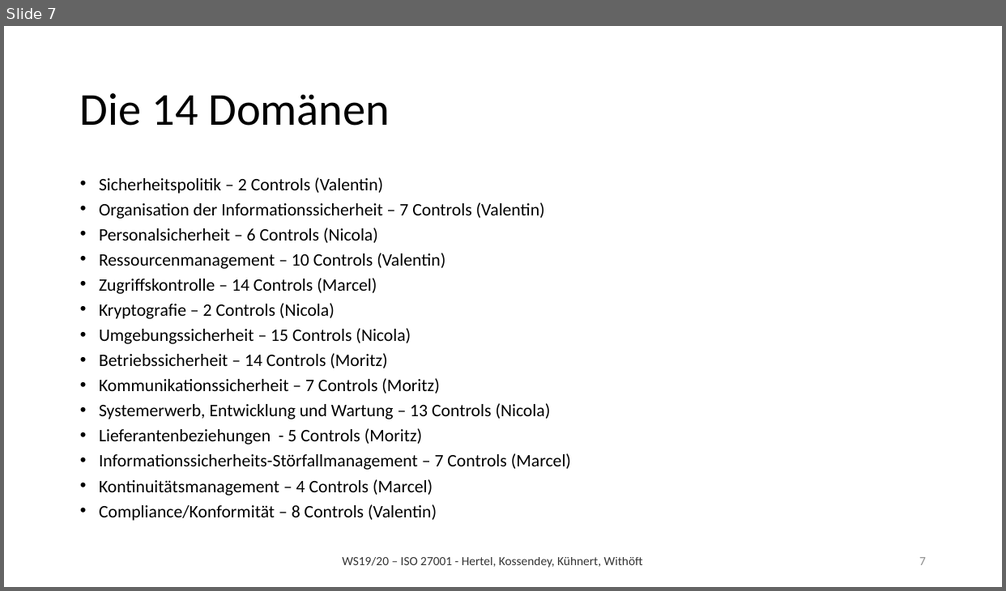
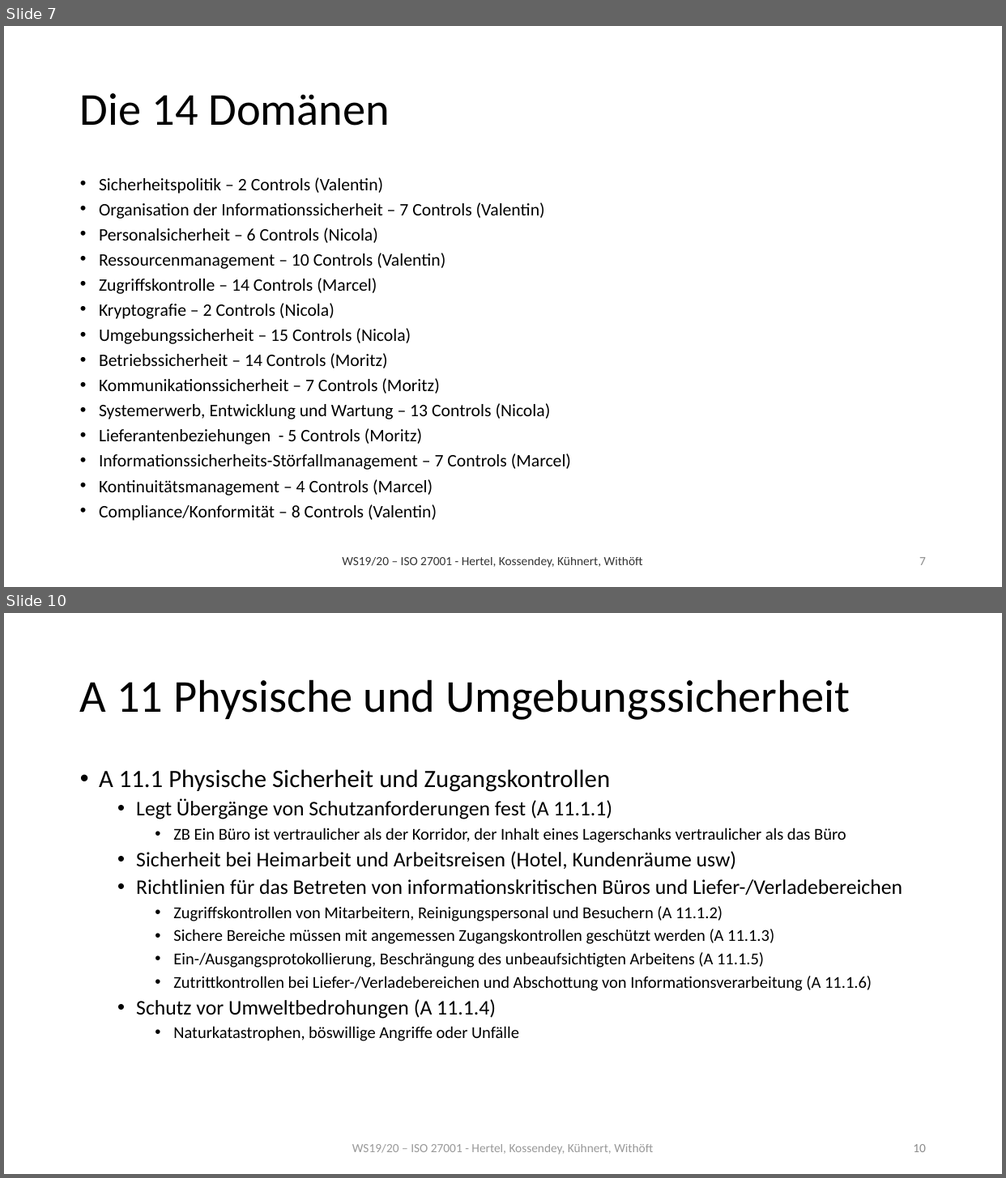
Before and after one commit to mwithoeft/SicherheitUndZuverlaessigkeit, a slide deck: Nicola/merged.pptx. Shown one above the other, each under a label of ours: slide 7 before the commit, slides 7 and 10 after it; the slides between them are not shown. The pictures are 1006x591 and 1006x1178 pixels, drawn with LibreOffice and Linux fonts; fonts in the diff are those of the drawing. Boxes give left, top, right and bottom in pixels: in the first picture for what was removed or moved away, otherwise in the second. Text is boxed around its words. In the diff, an @@ line names an element or a change of style, - is before the commit and + after.

```diff
--- a/Nicola/merged.pptx
+++ b/Nicola/merged.pptx
@@ slide 10 added at <box>4,613,1002,1174</box>, background #FFFFFF @@
@@ title added at <box>80,679,850,720</box>, 44 pt, text #000000 @@
+A 11 Physische und Umgebungssicherheit
@@ text added at <box>99,769,902,1041</box>, 16 pt, text #000000 @@
+• A 11.1 Physische Sicherheit und Zugangskontrollen
+  • Legt Übergänge von Schutzanforderungen fest (A 11.1.1)
+    • ZB Ein Büro ist vertraulicher als der Korridor, der Inhalt eines Lagerschanks vertraulicher als das Büro
+  • Sicherheit bei Heimarbeit und Arbeitsreisen (Hotel, Kundenräume usw)
+  • Richtlinien für das Betreten von informationskritischen Büros und Liefer-/Verladebereichen
+    • Zugriffskontrollen von Mitarbeitern, Reinigungspersonal und Besuchern (A 11.1.2)
+    • Sichere Bereiche müssen mit angemessen Zugangskontrollen geschützt werden (A 11.1.3)
+    • Ein-/Ausgangsprotokollierung, Beschrängung des unbeaufsichtigten Arbeitens (A 11.1.5)
+    • Zutrittkontrollen bei Liefer-/Verladebereichen und Abschottung von Informationsverarbeitung (A 11.1.6)
+  • Schutz vor Umweltbedrohungen (A 11.1.4)
+    • Naturkatastrophen, böswillige Angriffe oder Unfälle
@@ text added at <box>352,1144,653,1154</box>, 12 pt, text #808080 at 80% opacity @@
+WS19/20 – ISO 27001 - Hertel, Kossendey, Kühnert, Withöft
@@ page number added at <box>913,1144,926,1152</box>, 12 pt, text #8C8C8C @@
+10
```
Also in this commit, not shown: 1 slide changed, 4 other slides added.
